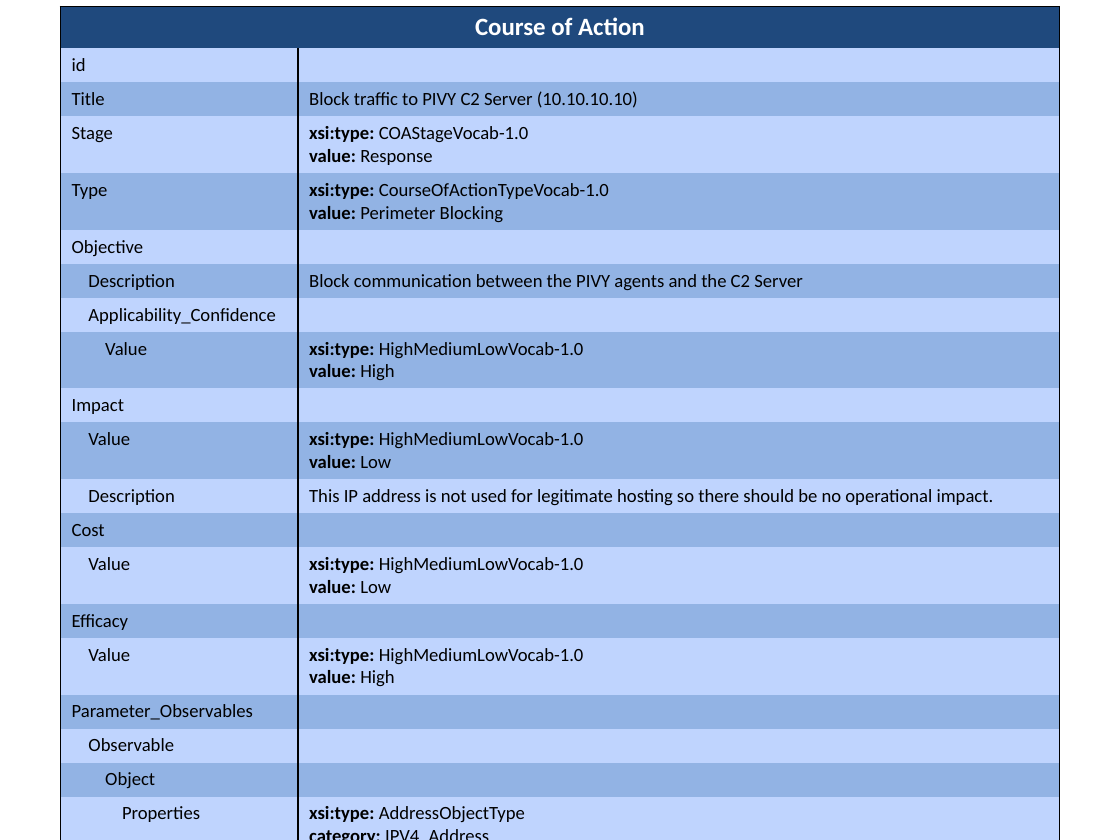
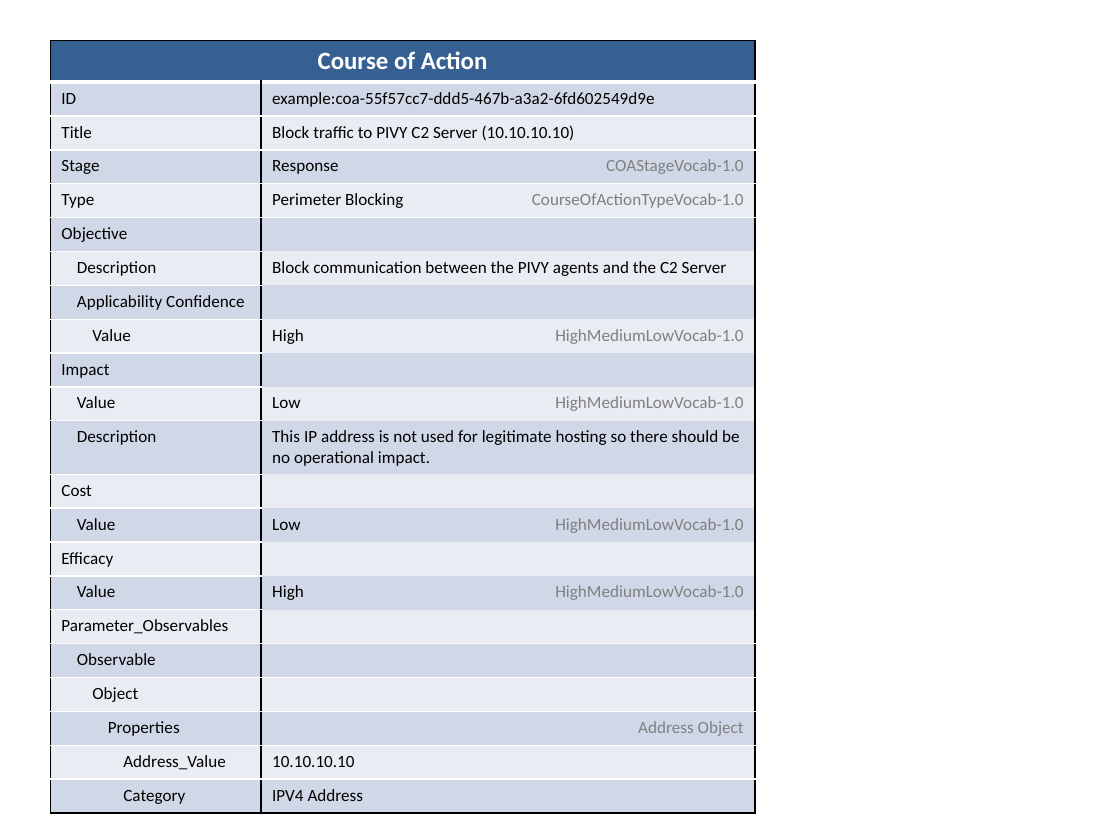
Before and after one commit to STIXProject/stixproject.github.io, a slide deck: slide 1 of idioms/course-of-action/block-network-traffic/diagram.pptx. Drawn at 1120x840 pixels with LibreOffice and Linux fonts; fonts in the diff are those of the drawing. Boxes give left, top, right and bottom in pixels: in the first picture for what was removed or moved away, otherwise in the second. Text is boxed around its words. In the diff, an @@ line names an element or a change of style, - is before the commit and + after.

```diff
--- a/idioms/course-of-action/block-network-traffic/diagram.pptx
+++ b/idioms/course-of-action/block-network-traffic/diagram.pptx
@@ table at [50, 40, 755, 811] @@
-Course of Action | 
-id | 
-Title | Block traffic to PIVY C2 Server (10.10.10.10)
-Stage | xsi:type: COAStageVocab-1.0 / value: Response
-Type | xsi:type: CourseOfActionTypeVocab-1.0 / value: Perimeter Blocking
-Objective | 
-Description | Block communication between the PIVY agents and the C2 Server
-Applicability_Confidence | 
-Value | xsi:type: HighMediumLowVocab-1.0 / value: High
-Impact | 
-Value | xsi:type: HighMediumLowVocab-1.0 / value: Low
-Description | This IP address is not used for legitimate hosting so there should be no operational impact.
-Cost | 
-Value | xsi:type: HighMediumLowVocab-1.0 / value: Low
-Efficacy | 
-Value | xsi:type: HighMediumLowVocab-1.0 / value: High
-Parameter_Observables | 
-Observable | 
-Object | 
-Properties | xsi:type: AddressObjectType / category: IPV4_Address
-Address_Value | 10.10.10.10
+Course of Action |  | 
+ID | example:coa-55f57cc7-ddd5-467b-a3a2-6fd602549d9e | 
+Title | Block traffic to PIVY C2 Server (10.10.10.10) | 
+Stage | Response | COAStageVocab-1.0
+Type | Perimeter Blocking | CourseOfActionTypeVocab-1.0
+Objective |  | 
+Description | Block communication between the PIVY agents and the C2 Server | 
+Applicability Confidence |  | 
+Value | High | HighMediumLowVocab-1.0
+Impact |  | 
+Value | Low | HighMediumLowVocab-1.0
+Description | This IP address is not used for legitimate hosting so there should be no operational impact. | 
+Cost |  | 
+Value | Low | HighMediumLowVocab-1.0
+Efficacy |  | 
+Value | High | HighMediumLowVocab-1.0
+Parameter_Observables |  | 
+Observable |  | 
+Object |  | 
+Properties |  | Address Object
+Address_Value | 10.10.10.10 | 
+Category | IPV4 Address | 
@@ table: place and size @@
-table at [60, 7, 1060, 840]
+table at [50, 40, 755, 811]
```
Also in this commit, not shown: 28 other files.
